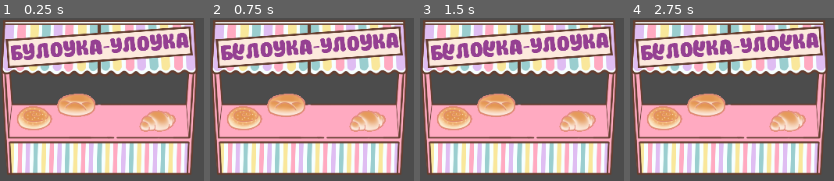
Above: before the commit, frames 1-4 (left to right).
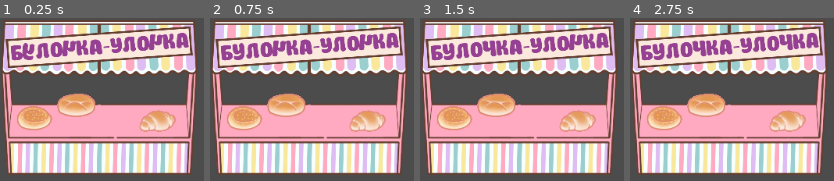
Above: after the commit, the same moments.

Repository: cuire/Voleur-de-Renard
Game: Godot game, scene res://minigames/bakery/bakery.tscn
Same seed, same stepped clock (60 frames per second), same inputs: the game is played once before the commit and once after it. This scene is started directly instead of the project's main scene.
Inputs (mouse positions are in pixels of both pictures, inside the frame that each line leads up to):
- Up to frame 1 (0.25 s): no input
- Up to frame 2 (0.75 s): tap Enter at 0.5 s; move the mouse to (238, 52) at 0.52 s; click (238, 52) at 0.67 s
- Up to frame 3 (1.5 s): tap Space at 1.25 s; move the mouse to (489, 48) at 1.27 s; click (489, 48) at 1.42 s
- Up to frame 4 (2.75 s): tap Enter at 2 s; move the mouse to (787, 42) at 2.02 s; click (787, 42) at 2.17 s

The runs differ from the first frame. In frame 1, 1.0% of the frame differs, in the area x 10-80%, y 9-26%; in frame 2, 1.0%; in frame 3, 1.0%; in frame 4, 1.0%.
Error before the commit: Parse Error: Unknown class: "Minigame" (res://minigames/bakery/bakery.gd:1)

Commit message:
cursor, bakery
added custom cursor
bakery fixes

Diff:
--- a/minigames/bakery/bakery.gd
+++ b/minigames/bakery/bakery.gd
@@ -2,12 +2,8 @@
 
 #var symbols = [get_node("Sprite/Symbol"),get_node("Sprite/Symbol2"),get_node("Sprite/Symbol3"),get_node("Sprite/Symbol4"),get_node("Sprite/Symbol5")]
 var symbols = ["Sprite/Symbol","Sprite/Symbol2","Sprite/Symbol3"]
-# Declare member variables here. Examples:
-# var a = 2
-# var b = "text"
 
 
-# Called when the node enters the scene tree for the first time.
 func _ready():
 	#randomize()
 	#symbols.shuffle()
@@ -18,6 +14,19 @@
 	#symbols[1].flip_symbol(true)
 
 
-# Called every frame. 'delta' is the elapsed time since the previous frame.
-#func _process(delta):
-#	pass
+
+func _on_Symbol_symbol_flipped():
+	check_symbols()
+
+func _on_Symbol2_symbol_flipped():
+	check_symbols()
+
+func _on_Symbol3_symbol_flipped():
+	check_symbols()
+
+func check_symbols():
+	for symbol in symbols:
+		print(get_node(symbol).is_flipped)
+		if get_node(symbol).is_flipped:
+			return
+	print("bakery activated")
--- a/minigames/bakery/bakery.tscn
+++ b/minigames/bakery/bakery.tscn
@@ -1,8 +1,9 @@
-[gd_scene load_steps=5 format=2]
+[gd_scene load_steps=6 format=2]
 
 [ext_resource path="res://minigames/assets/bakeryboard.png" type="Texture" id=1]
 [ext_resource path="res://minigames/bakery/symbol.tscn" type="PackedScene" id=2]
 [ext_resource path="res://minigames/assets/symbol_ch.png" type="Texture" id=3]
+[ext_resource path="res://minigames/assets/symbol_y.png" type="Texture" id=4]
 [ext_resource path="res://minigames/bakery/bakery.gd" type="Script" id=6]
 
 [node name="Bakery" type="Node2D"]
@@ -16,13 +17,18 @@
 [node name="Symbol" parent="Sprite" instance=ExtResource( 2 )]
 position = Vector2( -179.245, -115.514 )
 scale = Vector2( 1.99162, 1.99162 )
+Asset = ExtResource( 4 )
 
 [node name="Symbol2" parent="Sprite" instance=ExtResource( 2 )]
 position = Vector2( -75.6814, -123.48 )
 scale = Vector2( 1.99162, 1.99162 )
-asset = ExtResource( 3 )
+Asset = ExtResource( 3 )
 
 [node name="Symbol3" parent="Sprite" instance=ExtResource( 2 )]
 position = Vector2( 145.388, -139.413 )
 scale = Vector2( 1.99162, 1.99162 )
-asset = ExtResource( 3 )
+Asset = ExtResource( 3 )
+
+[connection signal="symbol_flipped" from="Sprite/Symbol" to="." method="_on_Symbol_symbol_flipped"]
+[connection signal="symbol_flipped" from="Sprite/Symbol2" to="." method="_on_Symbol2_symbol_flipped"]
+[connection signal="symbol_flipped" from="Sprite/Symbol3" to="." method="_on_Symbol3_symbol_flipped"]
--- a/minigames/bakery/symbol.gd
+++ b/minigames/bakery/symbol.gd
@@ -2,28 +2,26 @@
 
 extends Area2D
 
+signal symbol_flipped
 
-export(Texture) var asset setget _myfunc
-export(bool) var is_flipped setget flip_symbol
+export(StreamTexture) var Asset setget _setup_symbol
+export(bool) var is_flipped = true #setget flip_symbol
 
-func _myfunc(tex):
-	asset = tex
-	get_node("Sprite").Texture = asset
+func _setup_symbol(tex):
+	Asset = tex
+	get_node("Sprite").texture = Asset
 
 func flip_symbol(to_flip):
 	is_flipped = to_flip
 	get_node("Sprite").set_flip_h(is_flipped)
-	#get_node("Sprite").set_scale(Vector2(-1 if is_flipped else 1,1))
+	emit_signal("symbol_flipped")
 
 
-
-# Called when the node enters the scene tree for the first time.
 func _ready():
 	pass # Replace with function body.
 
 
-
-
 func _on_Symbol_input_event(viewport, event, shape_idx):
 	if (event is InputEventMouseButton && event.pressed && event.button_index == 1):
-		flip_symbol(not is_flipped)
+		#flip_symbol(not is_flipped)
+		flip_symbol(false)
--- a/minigames/bakery/symbol.tscn
+++ b/minigames/bakery/symbol.tscn
@@ -1,19 +1,17 @@
-[gd_scene load_steps=4 format=2]
+[gd_scene load_steps=3 format=2]
 
 [ext_resource path="res://minigames/bakery/symbol.gd" type="Script" id=1]
-[ext_resource path="res://minigames/assets/symbol_y.png" type="Texture" id=2]
 
 [sub_resource type="RectangleShape2D" id=1]
 extents = Vector2( 12, 12.5 )
 
 [node name="Symbol" type="Area2D"]
 script = ExtResource( 1 )
-asset = ExtResource( 2 )
+is_flipped = false
 
 [node name="Sprite" type="Sprite" parent="."]
 position = Vector2( -0.4375, 0.306451 )
 scale = Vector2( 0.544355, 0.544355 )
-texture = ExtResource( 2 )
 
 [node name="CollisionShape2D" type="CollisionShape2D" parent="."]
 shape = SubResource( 1 )
--- a/project.godot
+++ b/project.godot
@@ -13,9 +13,15 @@
 "class": "GravityBody2D",
 "language": "GDScript",
 "path": "res://characters/base/gravity_body.gd"
+}, {
+"base": "Node2D",
+"class": "Minigame",
+"language": "GDScript",
+"path": "res://minigames/abstract/minigame.gd"
 } ]
 _global_script_class_icons={
-"GravityBody2D": ""
+"GravityBody2D": "",
+"Minigame": ""
 }
 
 [application]
@@ -23,6 +29,11 @@
 config/name="Voleur de Renard"
 run/main_scene="res://scenes/main_location/kingdom.tscn"
 config/icon="res://icon.png"
+
+[display]
+
+mouse_cursor/custom_image="res://cursor.png"
+mouse_cursor/custom_image_hotspot=Vector2( 8, 0 )
 
 [importer_defaults]
 
--- /dev/null
+++ b/scenes/gui/money_counter.tscn
@@ -0,0 +1,32 @@
+[gd_scene format=2]
+
+[node name="MoneyCounter" type="Control"]
+anchor_right = 1.0
+anchor_bottom = 1.0
+__meta__ = {
+"_edit_use_anchors_": false
+}
+
+[node name="TextureRect" type="TextureRect" parent="."]
+margin_right = 83.0
+margin_bottom = 28.0
+__meta__ = {
+"_edit_use_anchors_": false
+}
+
+[node name="CenterContainer" type="CenterContainer" parent="TextureRect"]
+anchor_right = 1.0
+anchor_bottom = 1.0
+__meta__ = {
+"_edit_use_anchors_": false
+}
+
+[node name="Text" type="Label" parent="TextureRect/CenterContainer"]
+margin_left = 25.0
+margin_top = 7.0
+margin_right = 57.0
+margin_bottom = 21.0
+text = "0000"
+__meta__ = {
+"_edit_use_anchors_": false
+}
Binary file added: cursor.png
